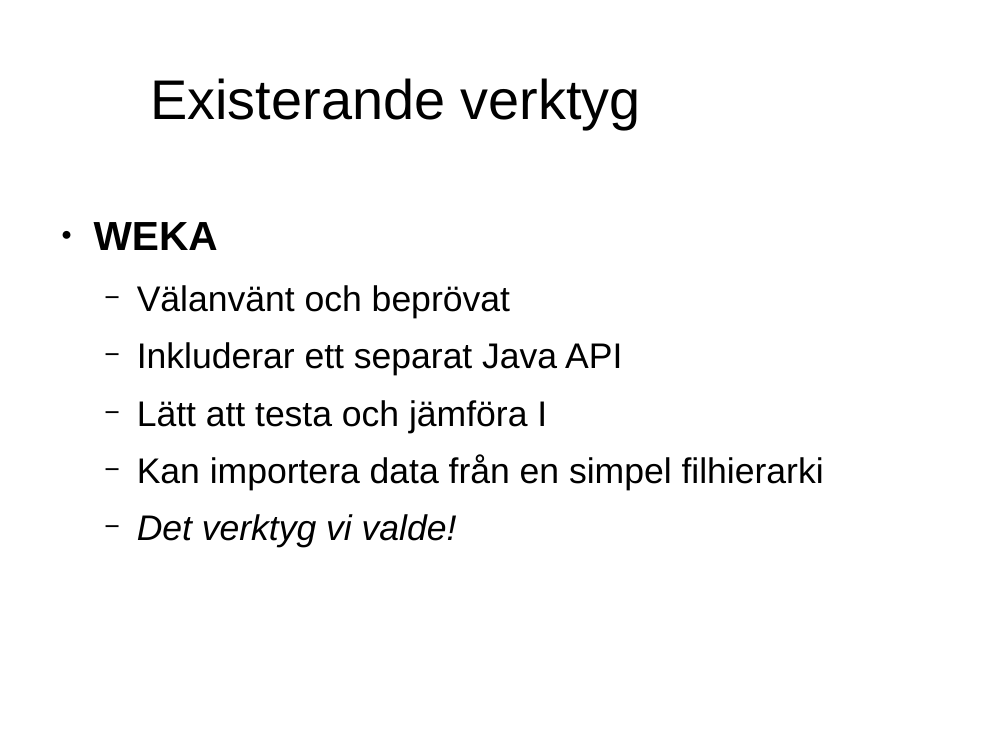
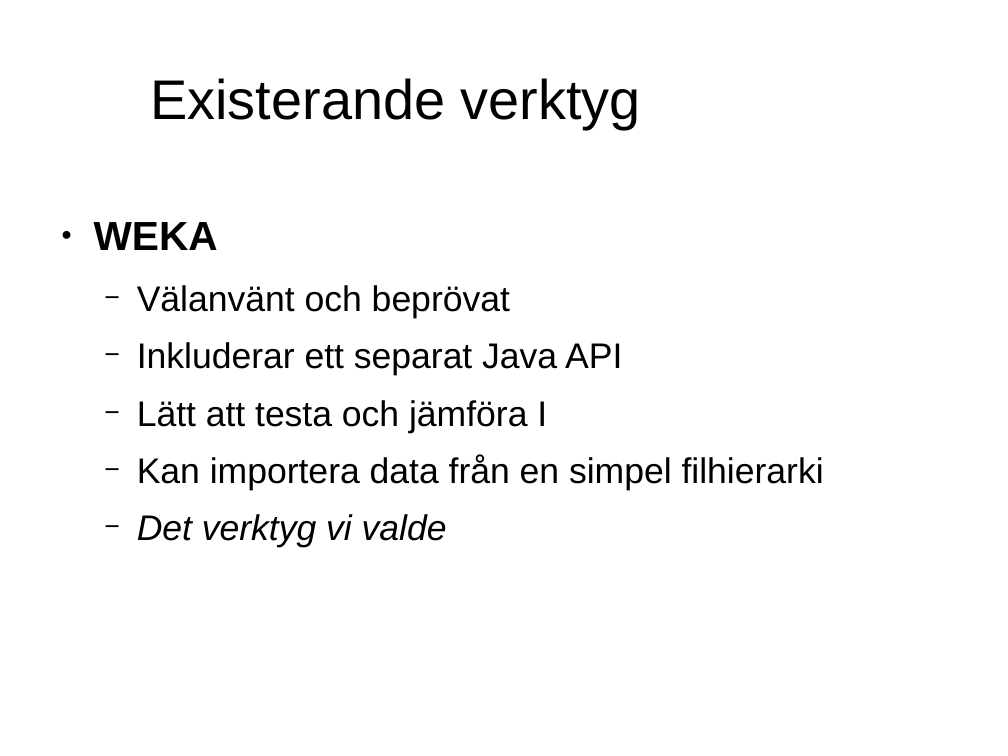
Before and after one commit to jensa/BloggEllerNyhet, a slide deck: slide 4 of report/presentation.odp. Drawn at 1008x756 pixels with LibreOffice and Linux fonts; fonts in the diff are those of the drawing; background and template pictures are left out. Boxes give left, top, right and bottom in pixels: in the first picture for what was removed or moved away, otherwise in the second. Text is boxed around its words. In the diff, an @@ line names an element or a change of style, - is before the commit and + after.

```diff
--- a/report/presentation.odp
+++ b/report/presentation.odp
@@ text at <box>137,514,447,547</box>: text changed @@
-  − Det verktyg vi valde!
+  − Det verktyg vi valde
```
Also in this commit, not shown: 2 other slides changed, 3 slides added, 3 slides removed.
